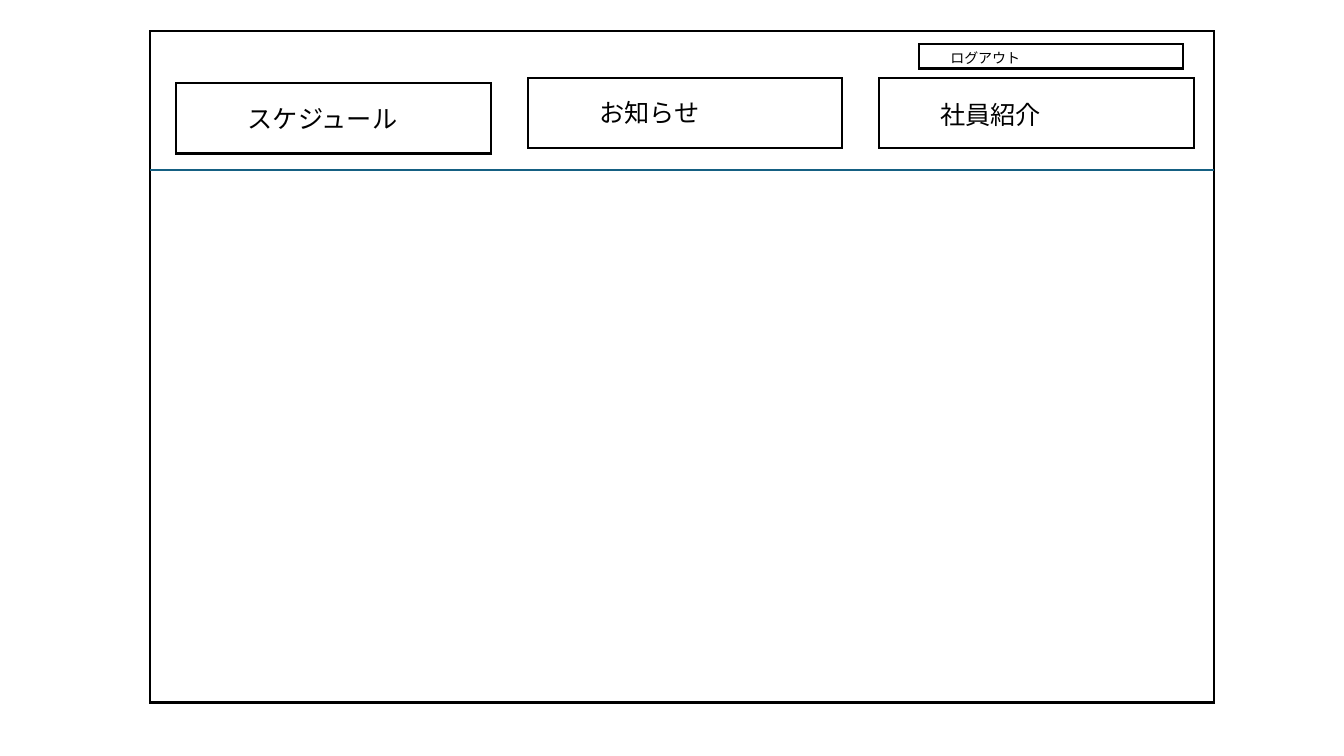
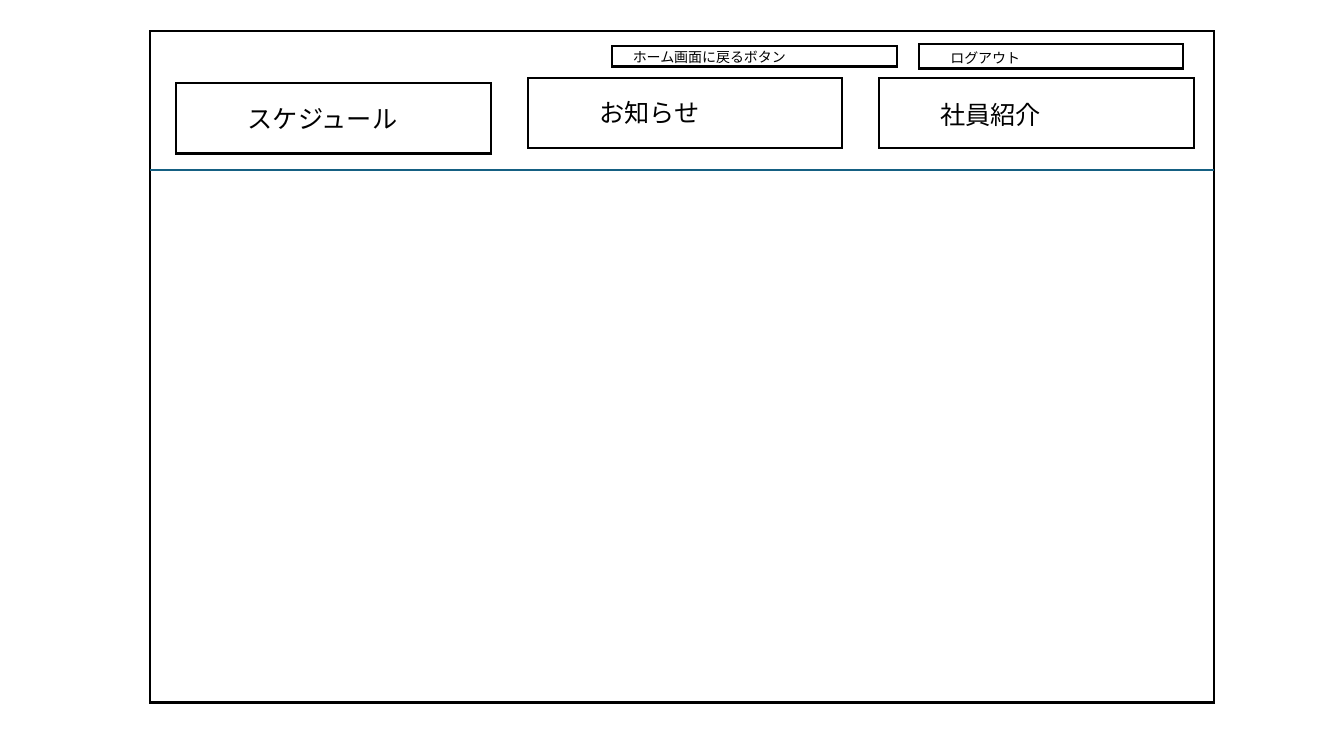
Before and after one commit to username123-debug/office-front, a slide deck: slide 10 of 画面デザイン.pptx (slide 1 before the commit). Drawn at 1344x756 pixels with LibreOffice and Linux fonts; fonts in the diff are those of the drawing. Boxes give left, top, right and bottom in pixels: in the first picture for what was removed or moved away, otherwise in the second. Text is boxed around its words. In the diff, an @@ line names an element or a change of style, - is before the commit and + after.

Commit message:
画面デザインを更新（編集中）

```diff
--- a/画面デザイン.pptx
+++ b/画面デザイン.pptx
@@ rectangle added at [612, 45, 897, 67], fill #FFFFFF, outline #000000 1.5 pt @@
@@ text added at [633, 50, 786, 66], 10 pt, text #000000 @@
+ホーム画面に戻るボタン
```
Also in this commit, not shown: 7 other slides changed, 3 slides added.
